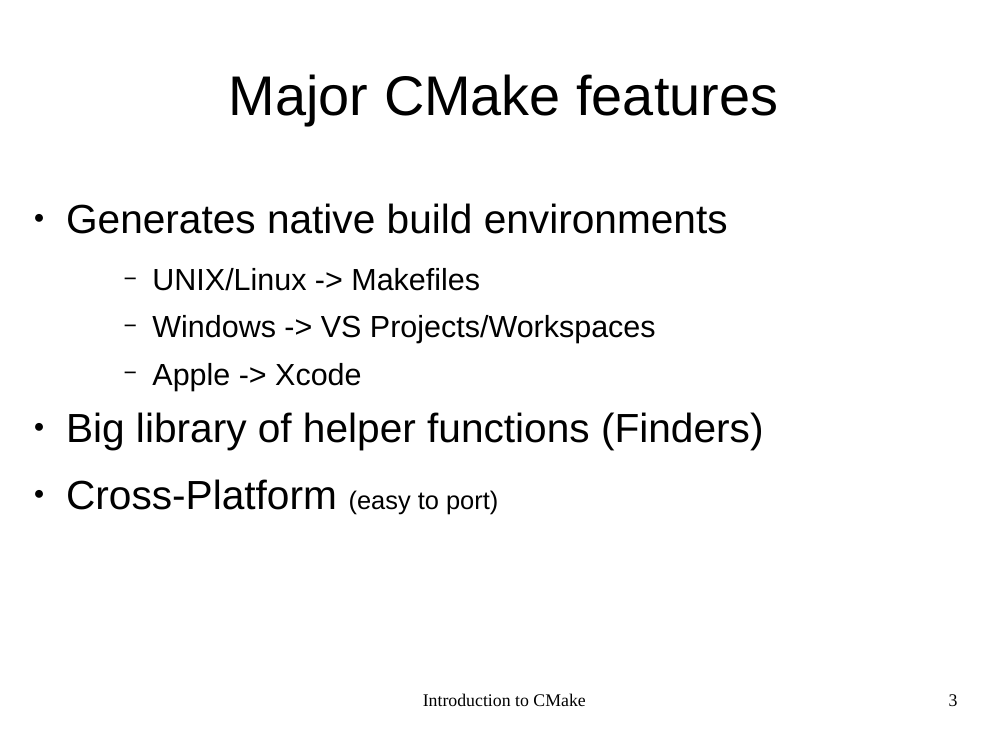
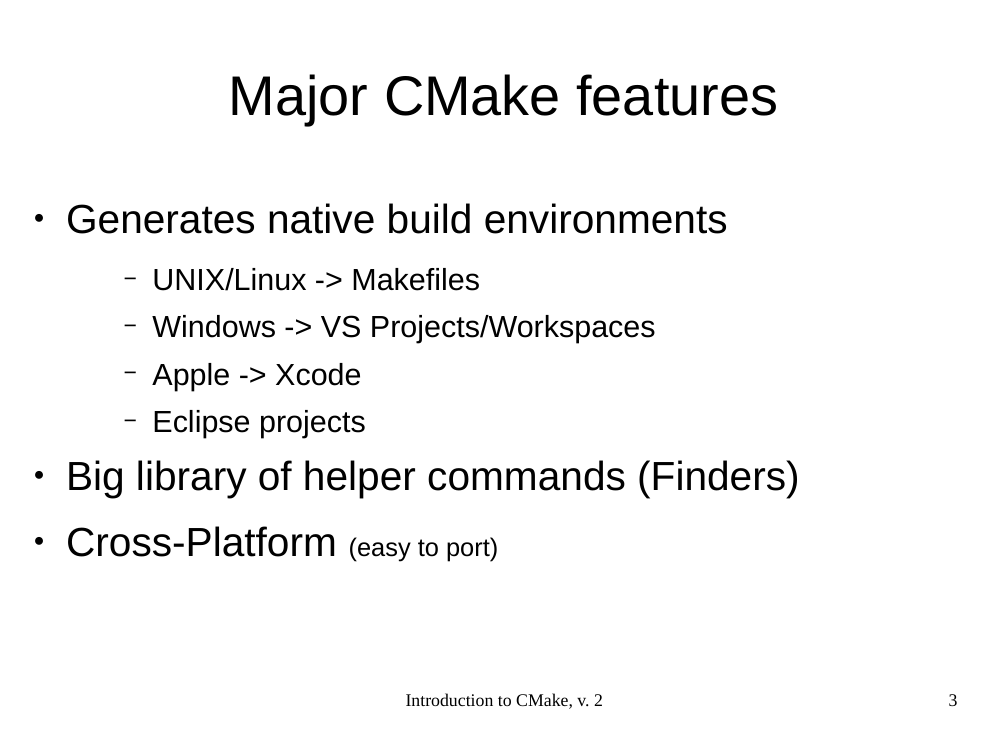
Before and after one commit to shlomif/shlomi-fish-homepage, a slide deck: slide 3 of t2/lecture/CMake/introduction_to_cmake-2.odp. Drawn at 1008x756 pixels with LibreOffice and Linux fonts; fonts in the diff are those of the drawing. Boxes give left, top, right and bottom in pixels: in the first picture for what was removed or moved away, otherwise in the second. Text is boxed around its words. In the diff, an @@ line names an element or a change of style, - is before the commit and + after.

```diff
--- a/t2/lecture/CMake/introduction_to_cmake-2.odp
+++ b/t2/lecture/CMake/introduction_to_cmake-2.odp
@@ text at box(66, 410, 800, 497): text changed @@
-● Big library of helper functions (Finders)
+    − Eclipse projects
+● Big library of helper commands (Finders)
@@ text at box(406, 693, 603, 709): text changed @@
-Introduction to CMake
+Introduction to CMake, v. 2
```
Also in this commit, not shown: 21 other slides changed, 1 slide added, 8 slides removed, 2 other files.
